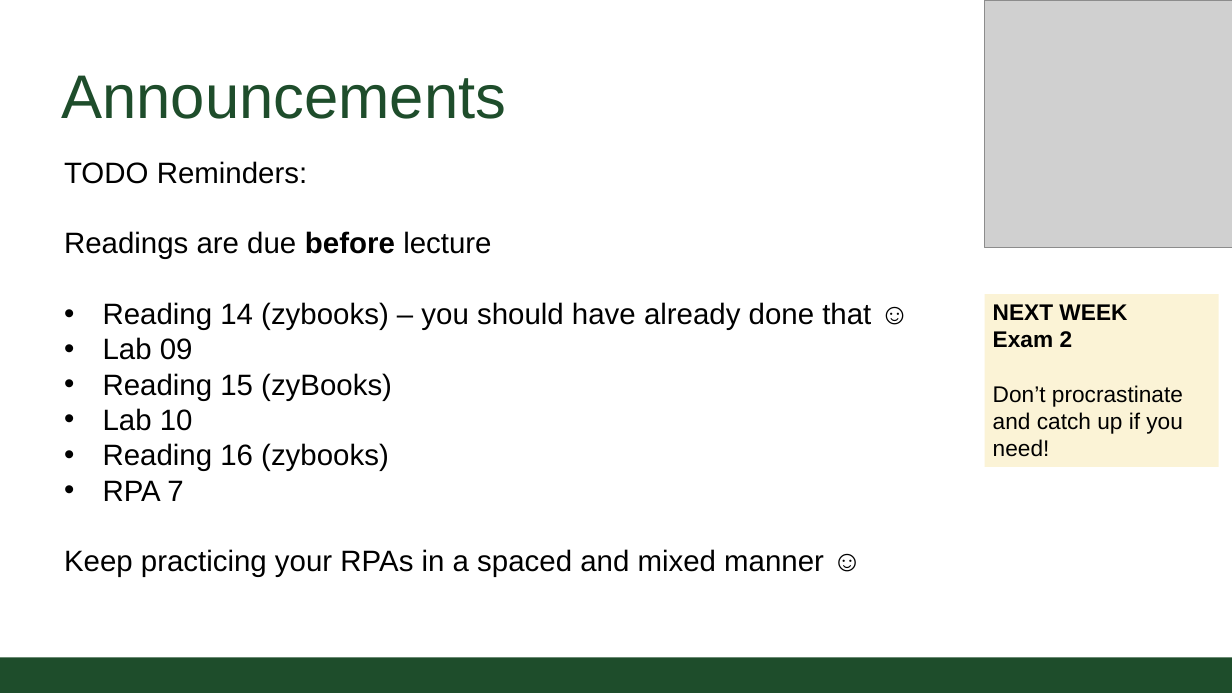
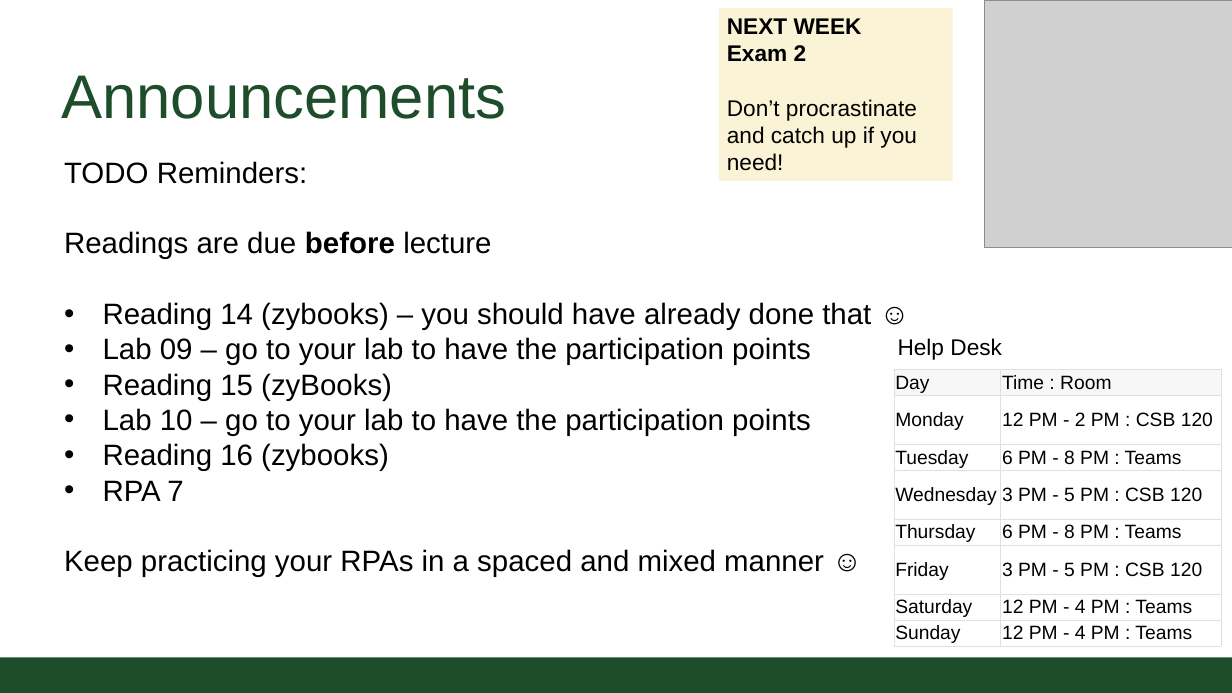
Before and after one commit to CSU-CompSci-CS163-4/Handouts, a slide deck: slide 2 of slides/On-Campus/07_01_FileInput.pptx. Drawn at 1232x693 pixels with LibreOffice and Linux fonts; fonts in the diff are those of the drawing; grey boxes stand for pictures; background and template pictures are left out. Boxes give left, top, right and bottom in pixels: in the first picture for what was removed or moved away, otherwise in the second. Text is boxed around its words. In the diff, an @@ line names an element or a change of style, - is before the commit and + after.

Commit message:
File Input lecture update

```diff
--- a/slides/On-Campus/07_01_FileInput.pptx
+++ b/slides/On-Campus/07_01_FileInput.pptx
@@ rectangle "NEXT WEEK": place and size @@
-rectangle "NEXT WEEK" at bbox=[985, 294, 1219, 467]
+rectangle "NEXT WEEK" at bbox=[719, 8, 953, 181]
@@ text at bbox=[103, 337, 811, 365]: text changed @@
-• Lab 09
+• Lab 09 – go to your lab to have the participation points
@@ text added at bbox=[898, 338, 1002, 360], 20 pt, text #000000 @@
+Help Desk
@@ table added at bbox=[894, 369, 1221, 647], 8 rows, 2 columns @@
+Day | Time : Room
+Monday | 12 PM - 2 PM : CSB 120
+Tuesday | 6 PM - 8 PM : Teams
+Wednesday | 3 PM - 5 PM : CSB 120
+Thursday | 6 PM - 8 PM : Teams
+Friday | 3 PM - 5 PM : CSB 120
+Saturday | 12 PM - 4 PM : Teams
+Sunday | 12 PM - 4 PM : Teams
@@ text at bbox=[103, 408, 811, 436]: text changed @@
-• Lab 10
+• Lab 10 – go to your lab to have the participation points
```
Also in this commit, not shown: 1 other file.
